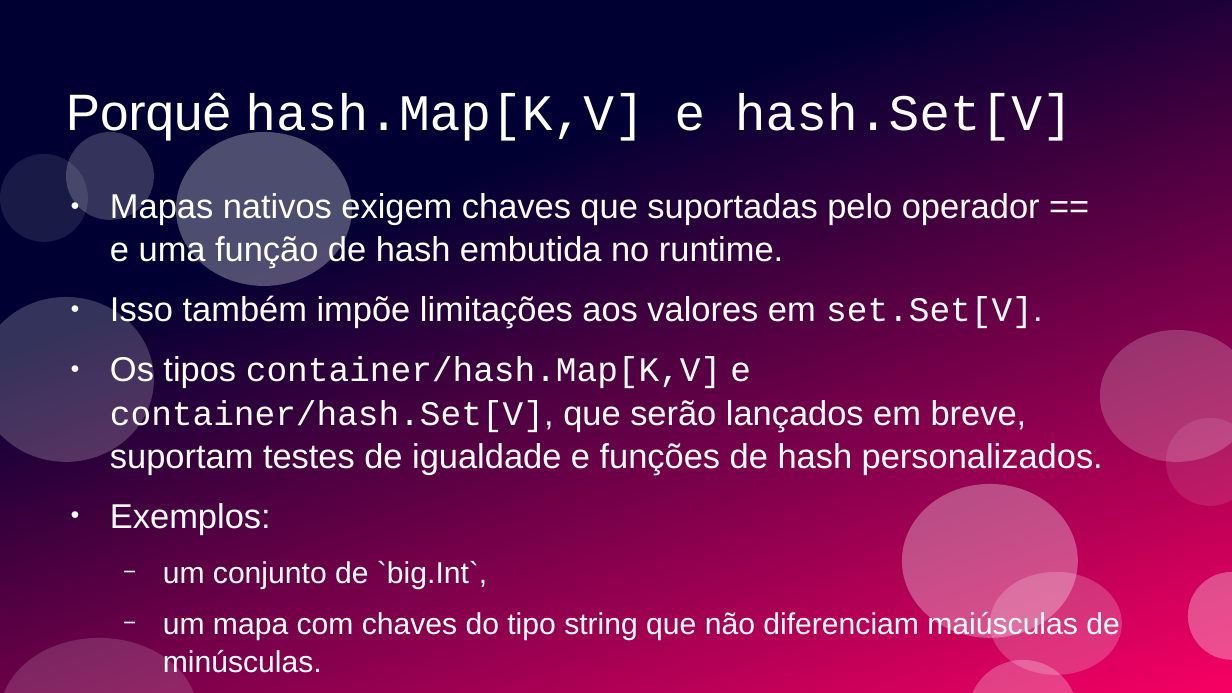
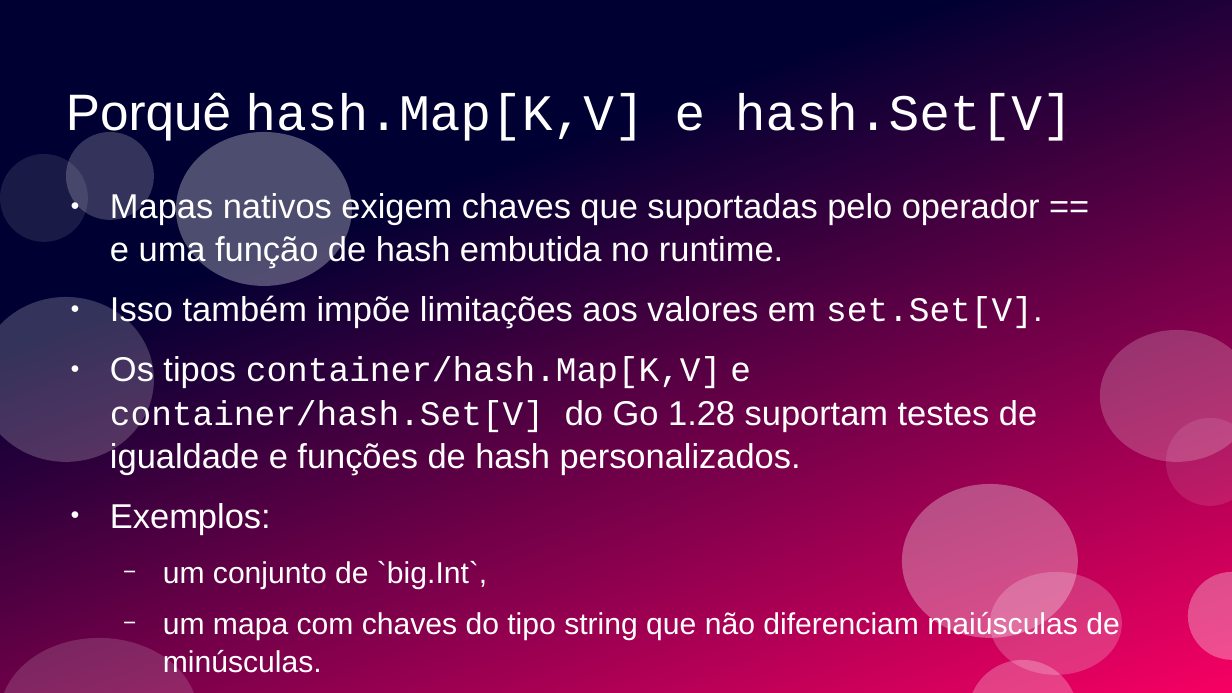
Before and after one commit to ramalho/sets-in-go, a slide deck: slide 77 of conj-em-go1_28.odp (slide 76 before the commit). Drawn at 1232x693 pixels with LibreOffice and Linux fonts; fonts in the diff are those of the drawing. Boxes give left, top, right and bottom in pixels: in the first picture for what was removed or moved away, otherwise in the second. Text is boxed around its words. In the diff, an @@ line names an element or a change of style, - is before the commit and + after.

```diff
--- a/conj-em-go1_28.odp
+++ b/conj-em-go1_28.odp
@@ text at <box>110,353,1037,474</box>: text changed @@
-● Os tipos container/hash.Map[K,V] e container/hash.Set[V], que serão lançados em breve,
-  suportam testes de igualdade e funções de hash personalizados.
+● Os tipos container/hash.Map[K,V] e container/hash.Set[V] do Go 1.28 suportam testes de igualdade e funções de hash personalizados.
```
Also in this commit, not shown: 14 other slides changed, 13 slides added, 2 other files.
